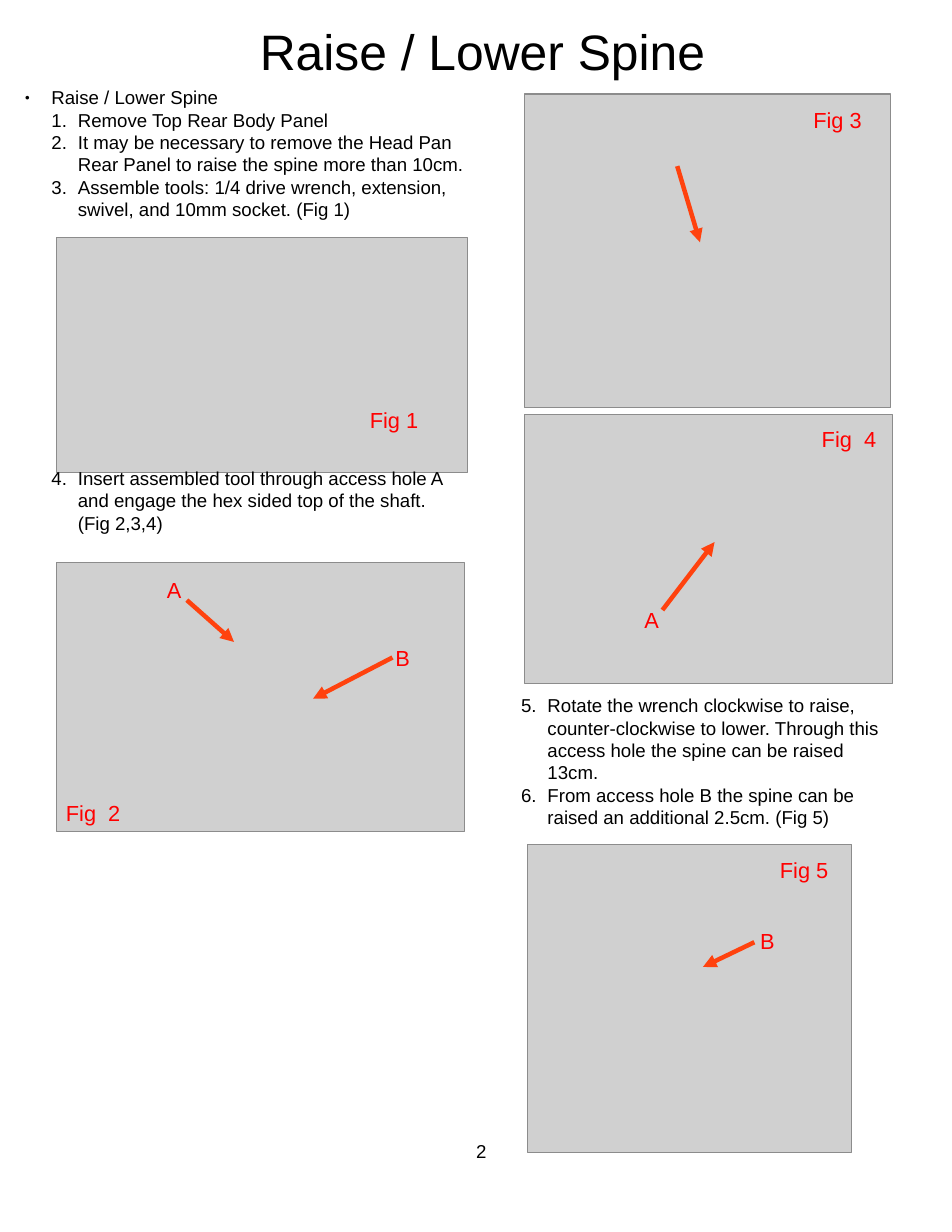
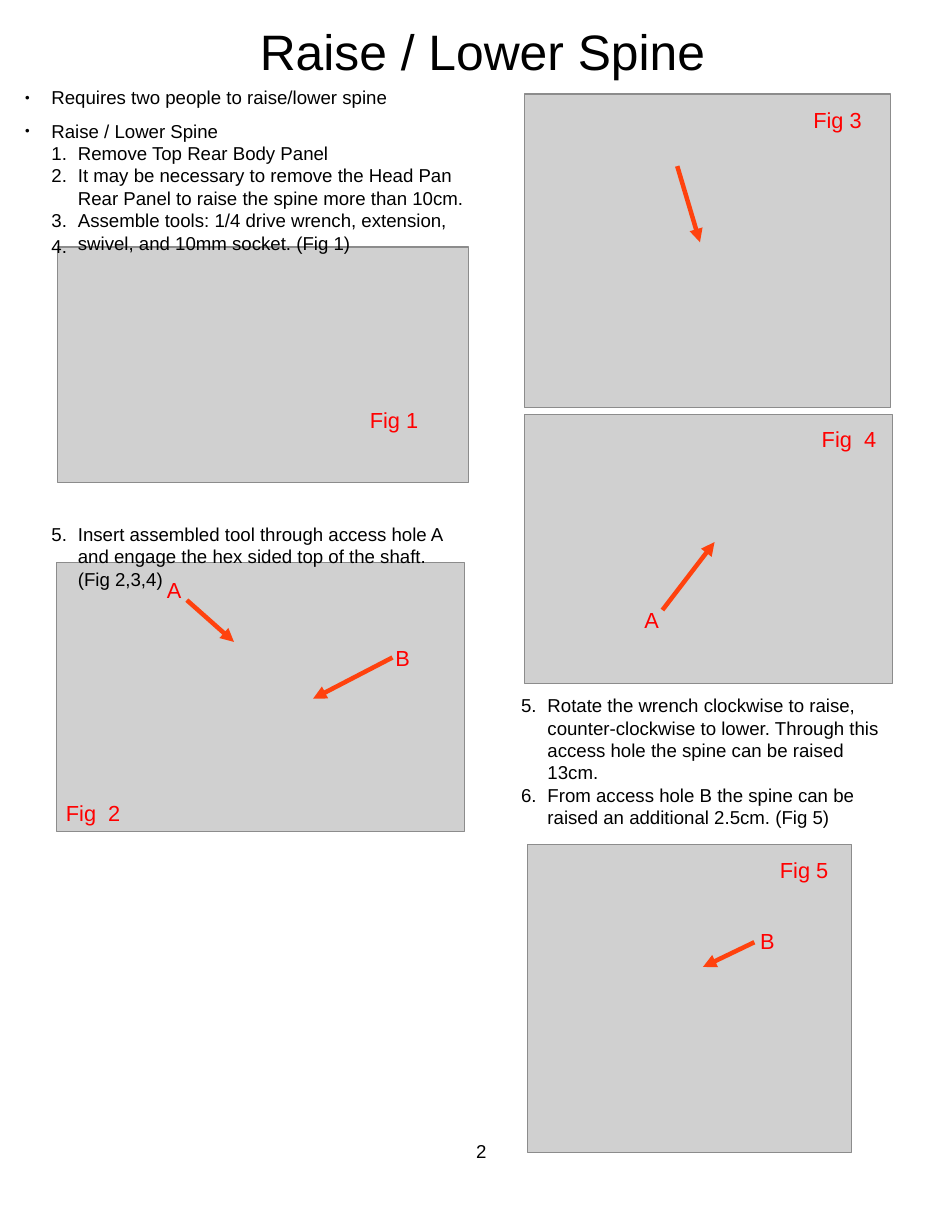
Before and after one commit to PR2/pr2_docs, a slide deck: slide 2 of PR2_remove_replace/docs/Toolkit Doc8 Spine.odp. Drawn at 952x1232 pixels with LibreOffice and Linux fonts; fonts in the diff are those of the drawing; grey boxes stand for pictures; background and template pictures are left out. Boxes give left, top, right and bottom in pixels: in the first picture for what was removed or moved away, otherwise in the second. Text is boxed around its words. In the diff, an @@ line names an element or a change of style, - is before the commit and + after.

Commit message:
Two people required to R/R certain components

```diff
--- a/PR2_remove_replace/docs/Toolkit Doc8 Spine.odp
+++ b/PR2_remove_replace/docs/Toolkit Doc8 Spine.odp
@@ text at bbox=[51, 90, 387, 108]: paragraph added @@
+● Requires two people to raise/lower spine
@@ picture: place and size @@
-picture at bbox=[56, 237, 467, 473]
+picture at bbox=[58, 248, 469, 483]
```
Also in this commit, not shown: 1 other slide changed, 1 other file.
